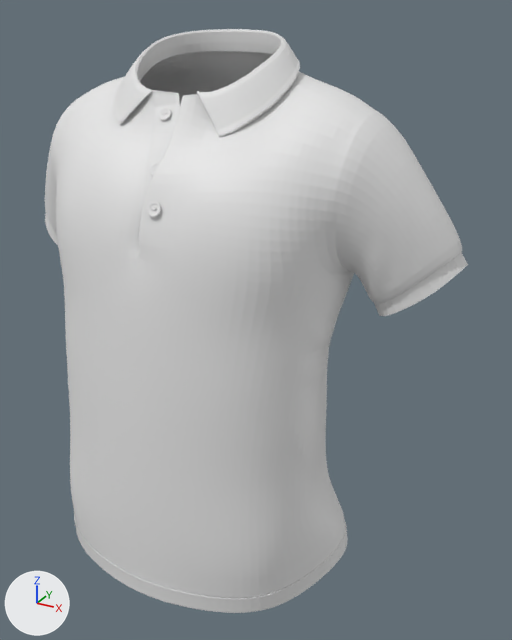
One commit to the OBJ model static/clothes/untitled.obj: the scene before it, then after it.
The view is the same before and after, from a camera (50 mm lens) standing at (44.0, -63.2, 39.1) and looking at (6.0, 6.0, 4.5). The axes (+X, +Y, +Z) are drawn at lower left. The lights are the same throughout. Where no turn or scale is listed for an object, it has been applied to the vertices.

Objects in the first picture: 'polotshit'.
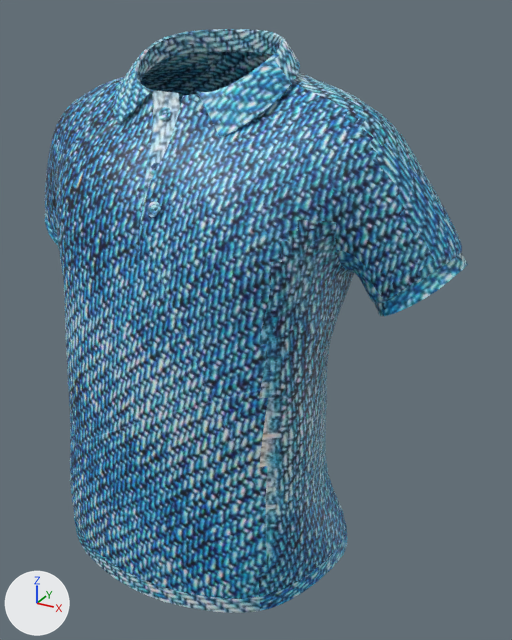
Where the change shows, as pixel boxes (x1, y1, x2, y2) in the pictures (512 x 640 px):
'polotshit', surface changed (grey to blue)
    both: (45, 29, 468, 613)

Diff of the bpy script that builds the scene:
```diff
--- a/static/clothes/untitled.obj.py
+++ b/static/clothes/untitled.obj.py
@@ img_jeans_jpg @@
+img_jeans_jpg = load_image('jeans.jpg', '../images/designs/jeans.jpg', 865, 865, 'sRGB')
@@ mat_default_obj @@
 mat_default_obj = principled_material('Default_OBJ')
-mat_default_obj.base_color = (0.8, 0.8, 0.8)  # white #e7e7e7
+mat_default_obj.texture = img_jeans_jpg
 mat_default_obj.roughness = 0.526
@@ me_polotshit @@
 me_polotshit.from_pydata(...)  # 13842 vertices, 13678 faces; spans x -29.1..29.1, y -12.3..18.6, z -26.0..36.9
 # used by ob_polotshit; location = (0.0, 0.0, 0.0)
+# me_polotshit part 1: texture (UV) coordinates of 13678 of 13678 faces, centred in x -29.0..29.0, y -12.3..18.6, z -25.9..36.8, changed; they spanned u 0.0..1.0, v 0.0..0.99 and now span u 0.0..1.0, v 0.0..0.99
 me_polotshit.materials.append(mat_default_obj)
```
